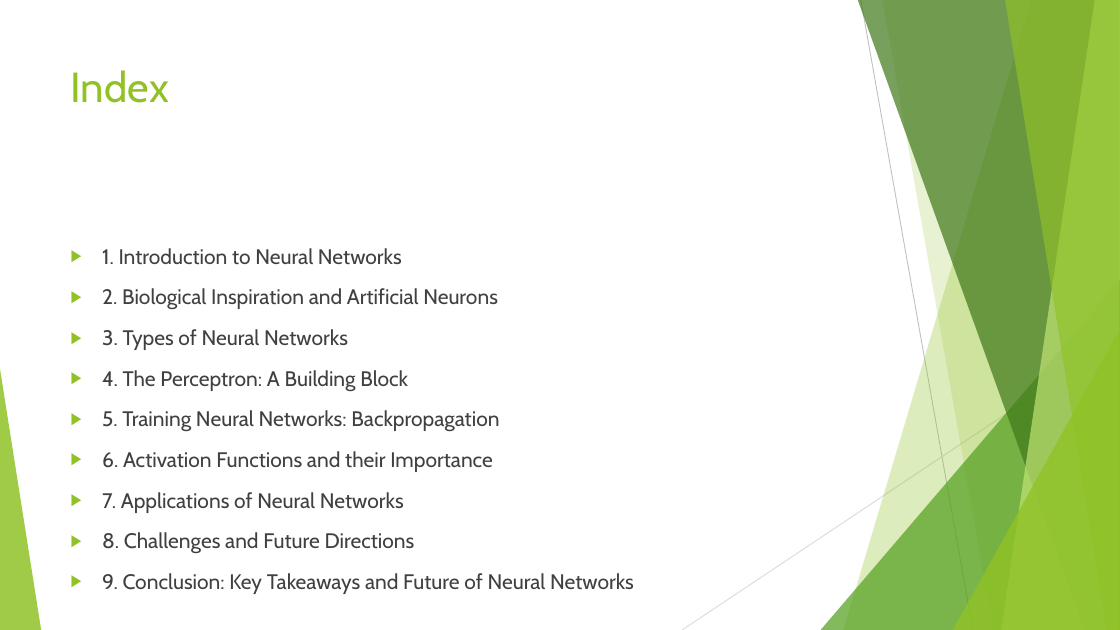
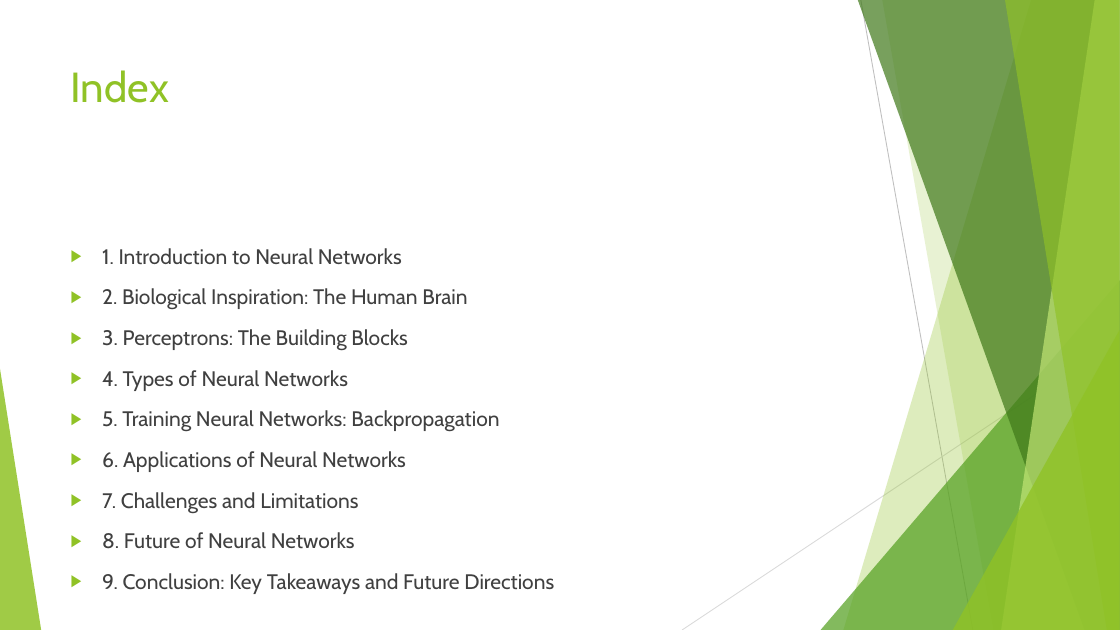
Before and after one commit to shubhamb025/Pdf_to_presentation_GenAI, a slide deck: slide 3 of output/topic_neural_networks.pptx. Drawn at 1120x630 pixels with LibreOffice and Linux fonts; fonts in the diff are those of the drawing. Boxes give left, top, right and bottom in pixels: in the first picture for what was removed or moved away, otherwise in the second. Text is boxed around its words. In the diff, an @@ line names an element or a change of style, - is before the commit and + after.

```diff
--- a/output/topic_neural_networks.pptx
+++ b/output/topic_neural_networks.pptx
@@ text at [102, 288, 467, 391]: text changed @@
-▶ 2. Biological Inspiration and Artificial Neurons
-▶ 3. Types of Neural Networks
-▶ 4. The Perceptron: A Building Block
+▶ 2. Biological Inspiration: The Human Brain
+▶ 3. Perceptrons: The Building Blocks
+▶ 4. Types of Neural Networks
@@ text at [102, 451, 554, 594]: text changed @@
-▶ 6. Activation Functions and their Importance
-▶ 7. Applications of Neural Networks
-▶ 8. Challenges and Future Directions
-▶ 9. Conclusion: Key Takeaways and Future of Neural Networks
+▶ 6. Applications of Neural Networks
+▶ 7. Challenges and Limitations
+▶ 8. Future of Neural Networks
+▶ 9. Conclusion: Key Takeaways and Future Directions
```
Also in this commit, not shown: 13 other slides changed, 1 slide added, 3 slides removed, 9 other files.
